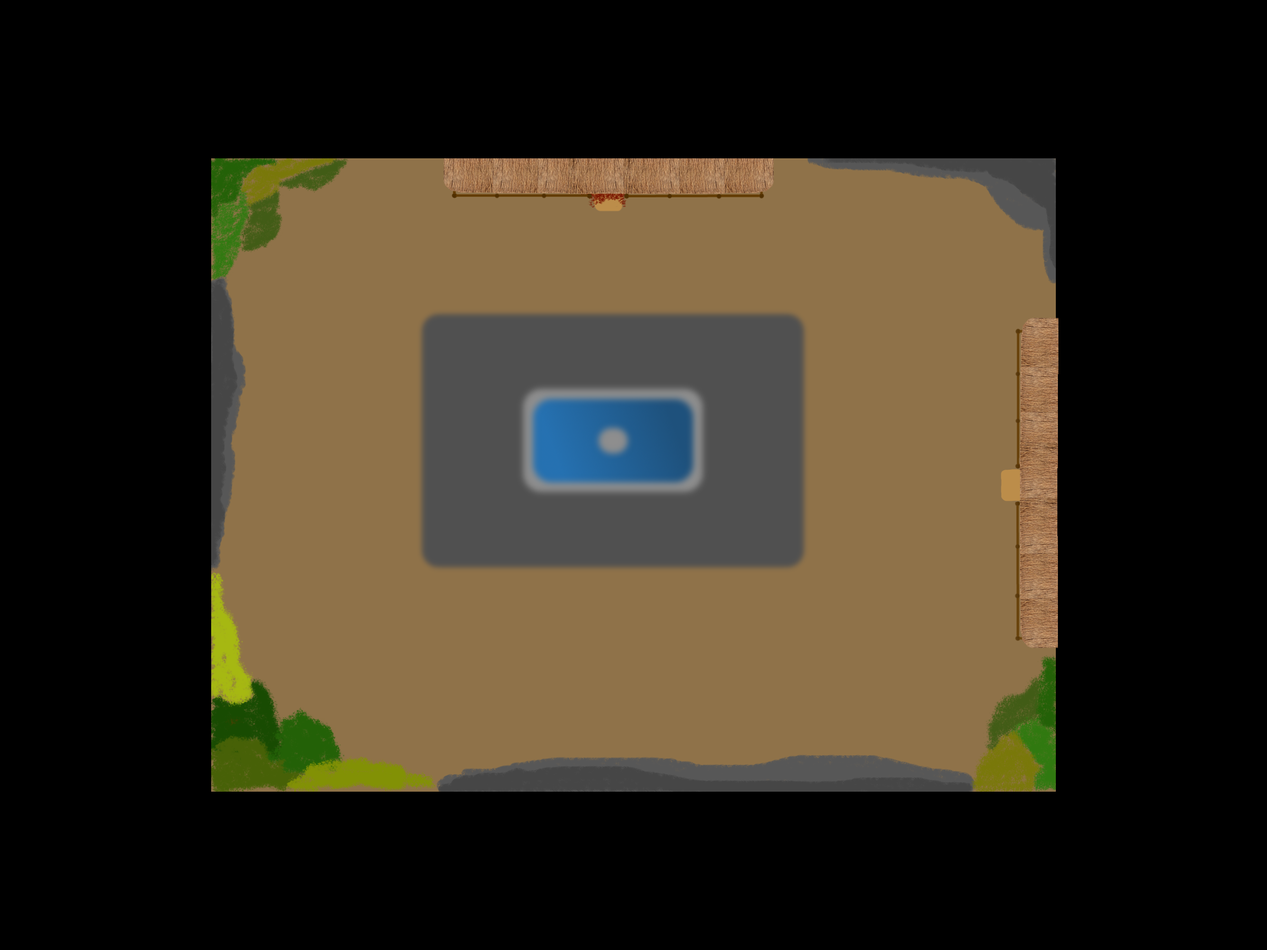
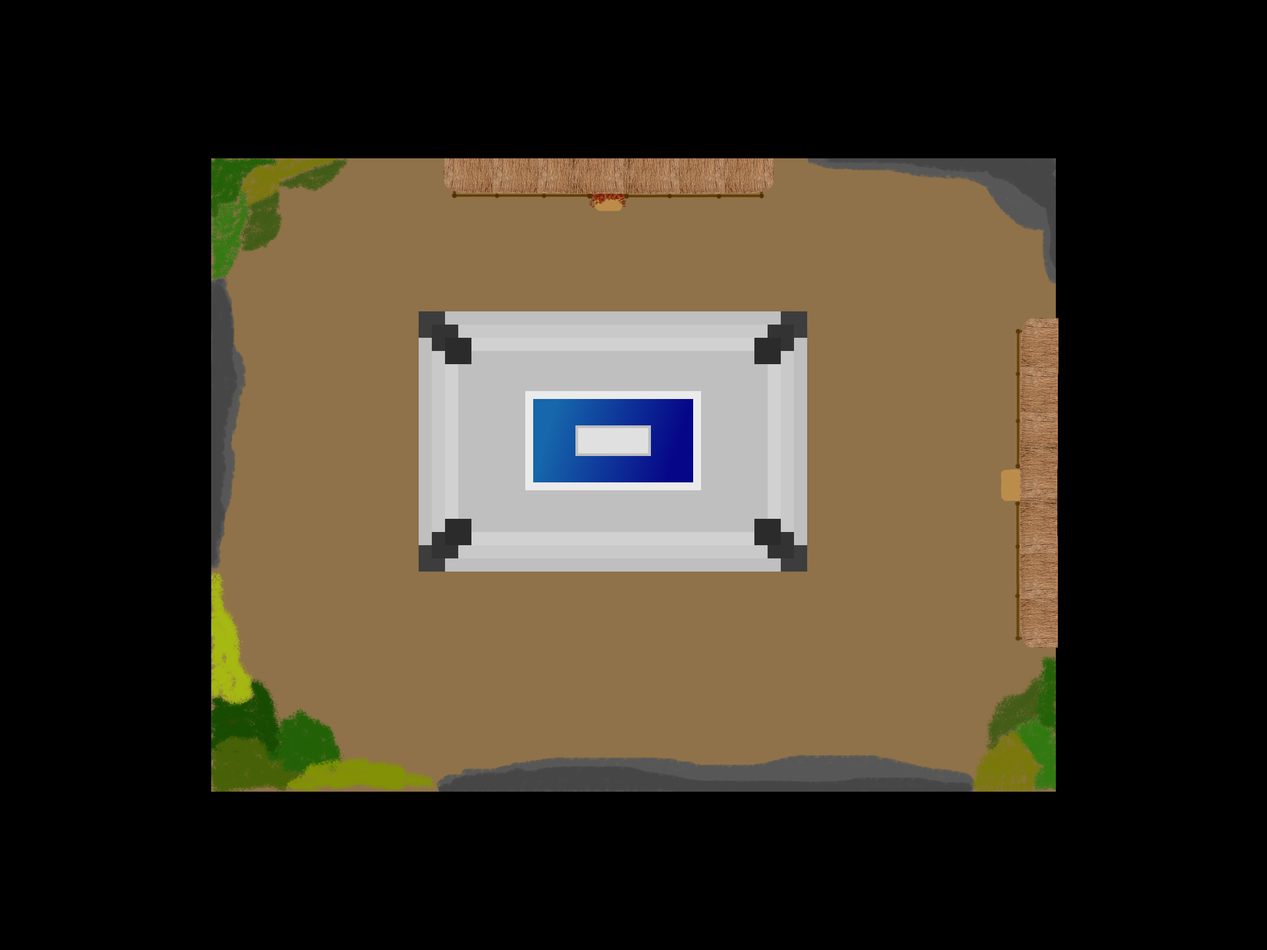
Before/after of a 1267×950 layered artwork. What changed in the layer stack:
painted on "PISCINE" over (514, 380, 712, 501)
painted on "Arrière-plan" over (418, 311, 807, 572)
